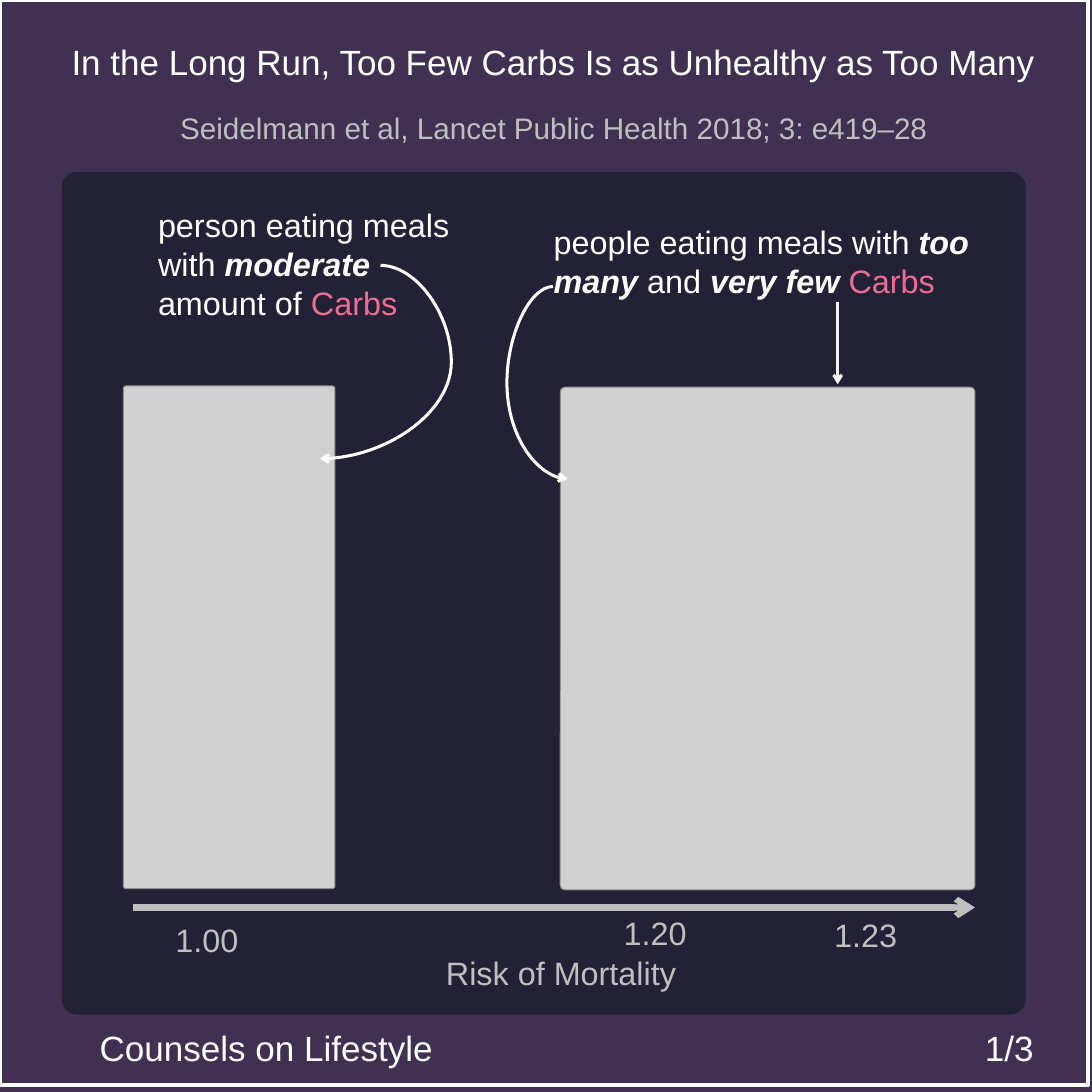
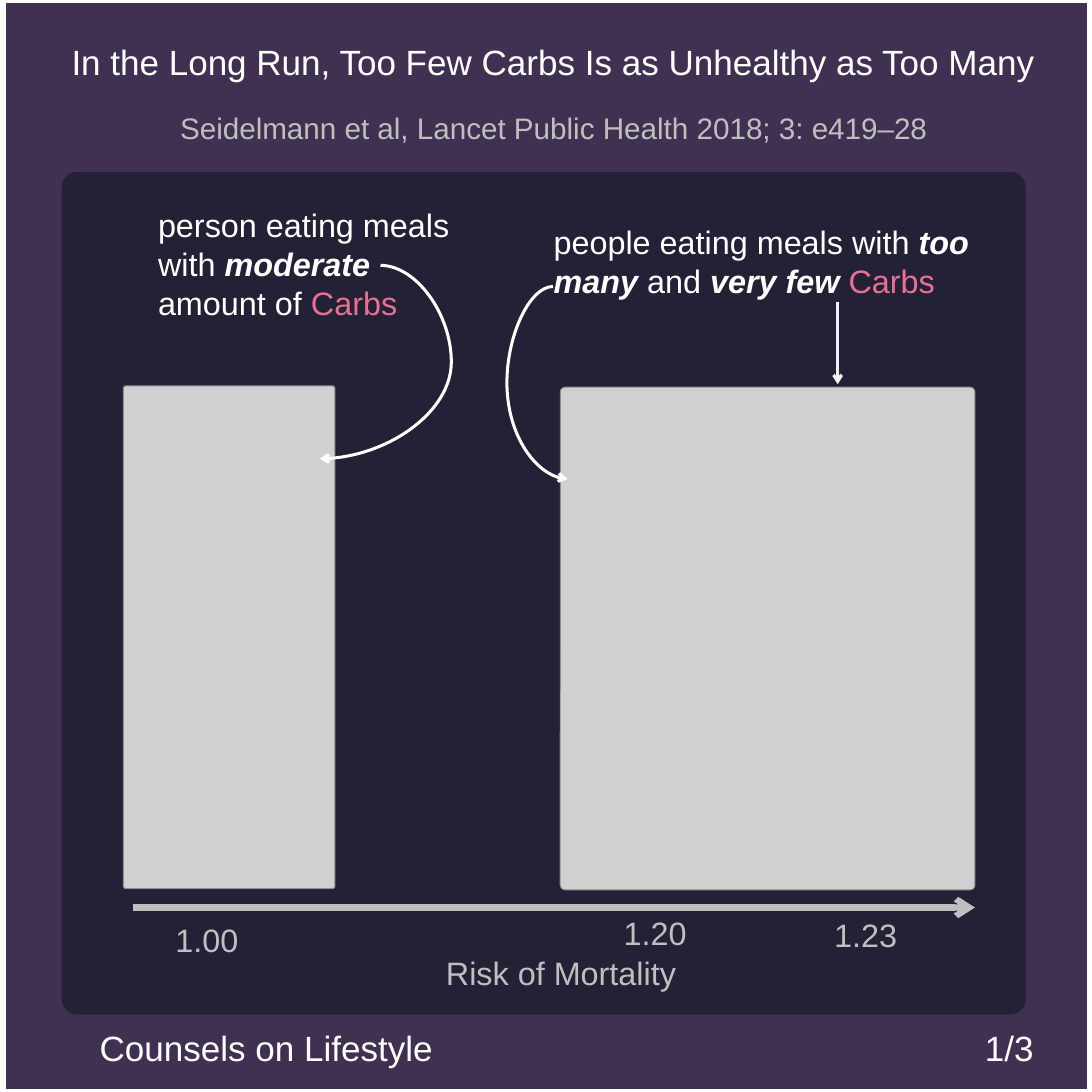
Before and after one commit to msimbao/counselsonlifestyle, a slide deck: slide 1 of posts/5/slides.pptx. Drawn at 1092x1092 pixels with LibreOffice and Linux fonts; fonts in the diff are those of the drawing; grey boxes stand for pictures. Boxes give left, top, right and bottom in pixels: in the first picture for what was removed or moved away, otherwise in the second. Text is boxed around its words. In the diff, an @@ line names an element or a change of style, - is before the commit and + after.

```diff
--- a/posts/5/slides.pptx
+++ b/posts/5/slides.pptx
@@ rectangle: place and size @@
-rectangle at (0, 0, 1088, 1085)
+rectangle at (3, 0, 1091, 1092)
@@ rectangle at (3, 0, 1091, 1092): outline #FFFFFF 3 pt to #FFFFFF 4.5 pt @@
```
Also in this commit, not shown: 2 other slides changed, 15 other files.
